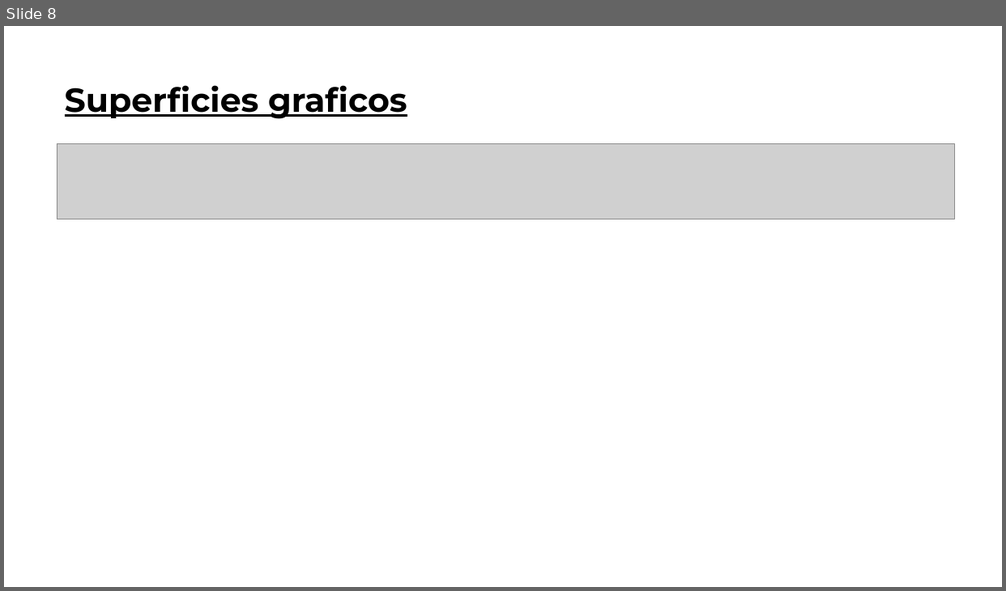
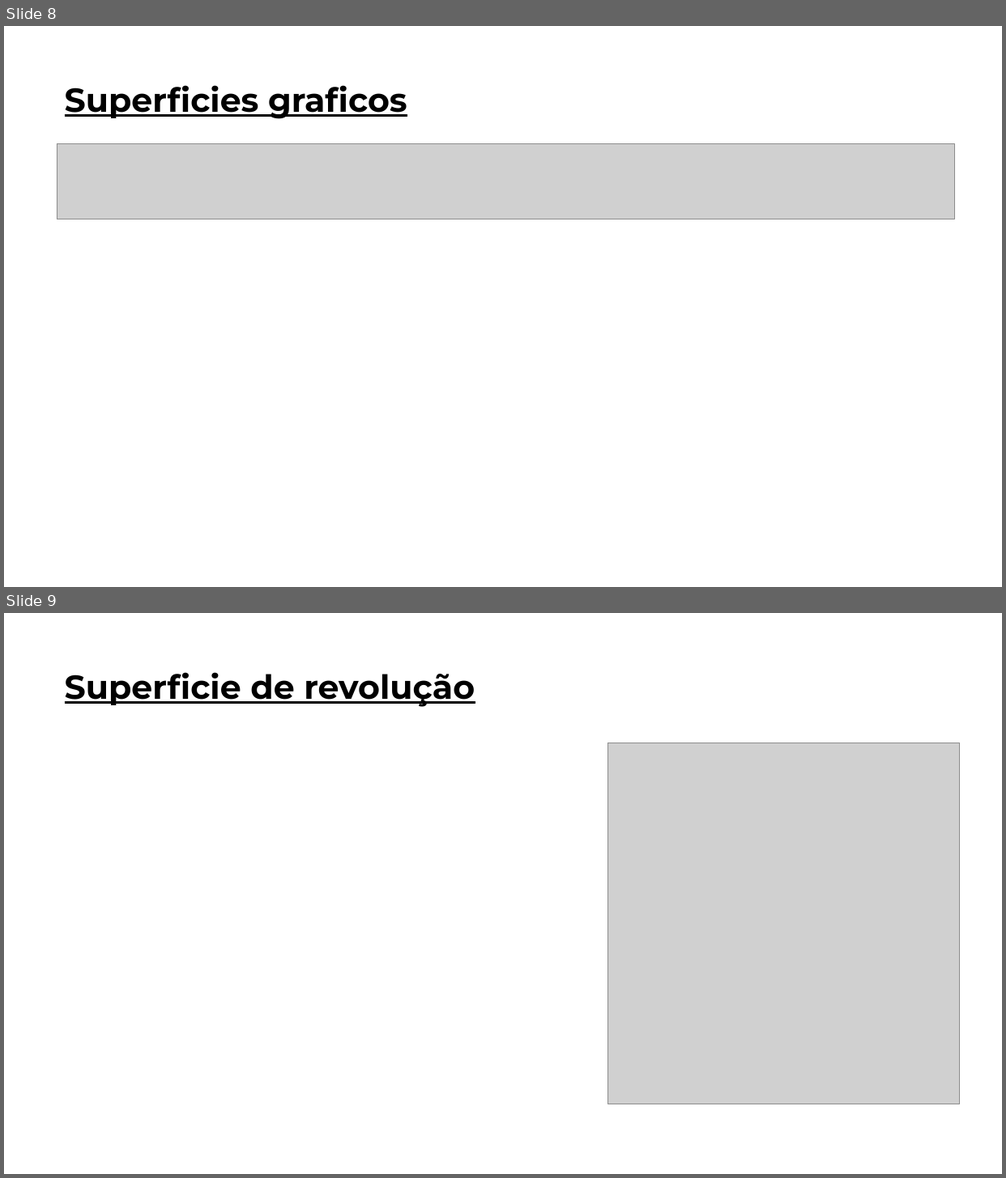
Before and after one commit to vnikoofard/vector-calculus-with-computer, a slide deck: Sympy/slides/Superficies Parametrizadas.pptx. Shown one above the other, each under a label of ours: slide 8 before the commit, slides 8 and 9 after it. The pictures are 1006x591 and 1006x1178 pixels, drawn with LibreOffice and Linux fonts; fonts in the diff are those of the drawing; grey boxes stand for pictures. Boxes give left, top, right and bottom in pixels: in the first picture for what was removed or moved away, otherwise in the second. Text is boxed around its words. In the diff, an @@ line names an element or a change of style, - is before the commit and + after.

```diff
--- a/Sympy/slides/Superficies Parametrizadas.pptx
+++ b/Sympy/slides/Superficies Parametrizadas.pptx
@@ slide 9 added at [4, 613, 1002, 1174], background #FFFFFF @@
@@ title added at [65, 672, 475, 707], 32 pt, text #000000, bold, underline @@
+Superficie de revolução
@@ picture added at [608, 743, 960, 1104] @@
```
Also in this commit, not shown: 6 other slides added, 6 other files.
